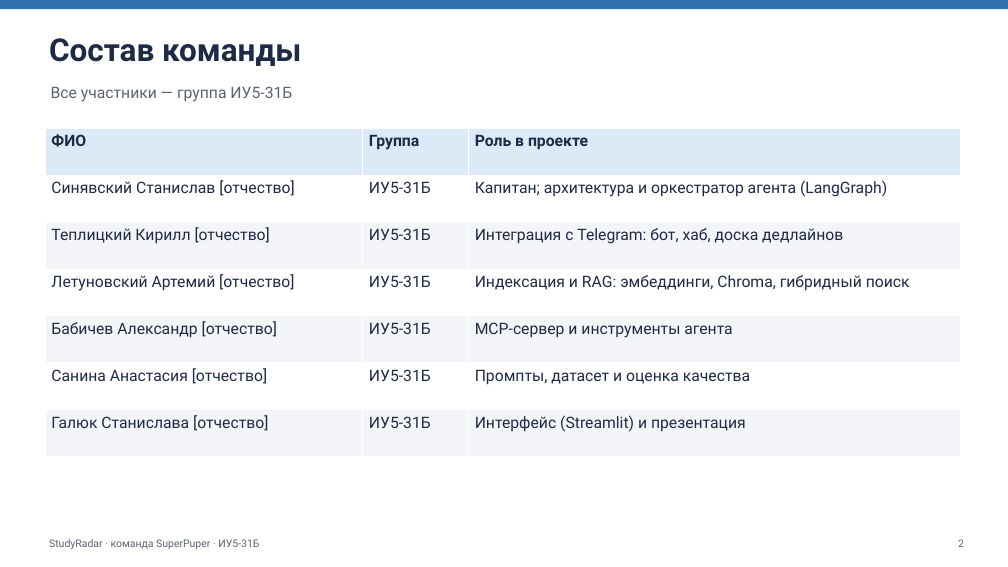
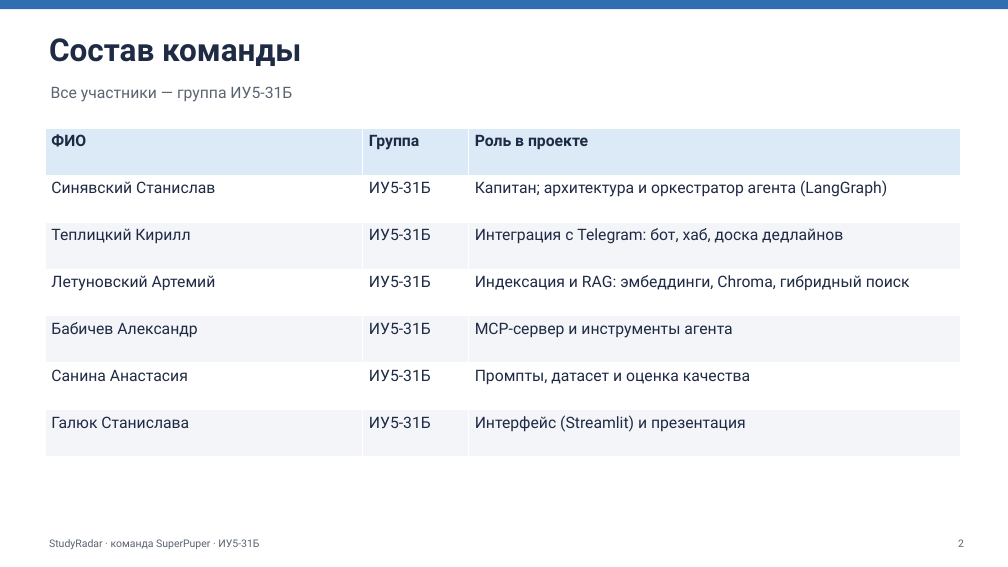
Before and after one commit to winlast/TG_Agent_champ, a slide deck: slide 2 of docs/StudyRadar_presentation.pptx. Drawn at 1008x567 pixels with LibreOffice and Linux fonts; fonts in the diff are those of the drawing. Boxes give left, top, right and bottom in pixels: in the first picture for what was removed or moved away, otherwise in the second. Text is boxed around its words. In the diff, an @@ line names an element or a change of style, - is before the commit and + after.

```diff
--- a/docs/StudyRadar_presentation.pptx
+++ b/docs/StudyRadar_presentation.pptx
@@ table at box(45, 129, 960, 457) @@
-row 2, column 1: Синявский Станислав [отчество]
+row 2, column 1: Синявский Станислав
-row 3, column 1: Теплицкий Кирилл [отчество]
+row 3, column 1: Теплицкий Кирилл
-row 4, column 1: Летуновский Артемий [отчество]
+row 4, column 1: Летуновский Артемий
-row 5, column 1: Бабичев Александр [отчество]
+row 5, column 1: Бабичев Александр
-row 6, column 1: Санина Анастасия [отчество]
+row 6, column 1: Санина Анастасия
-row 7, column 1: Галюк Станислава [отчество]
+row 7, column 1: Галюк Станислава
```
Also in this commit, not shown: 8 other slides changed, 12 other files.
